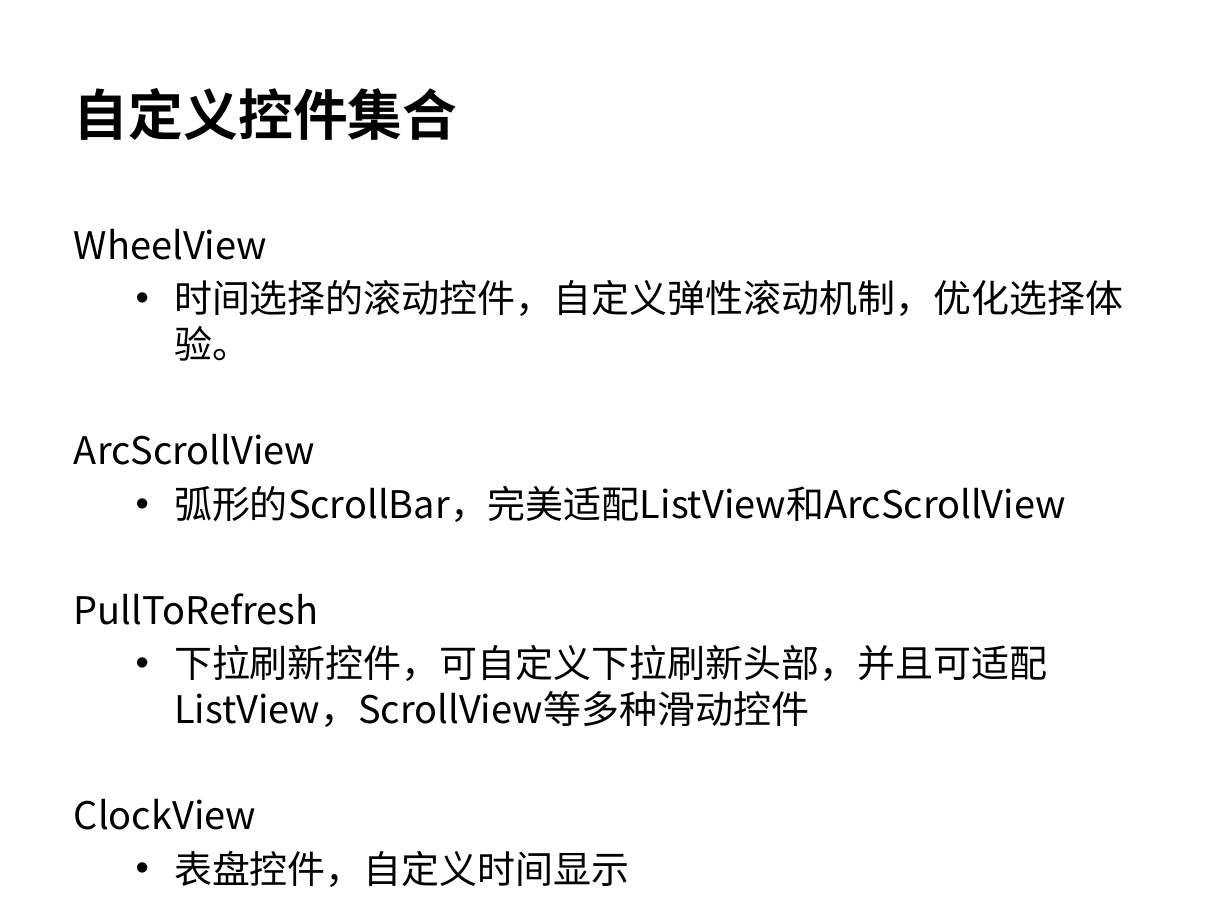
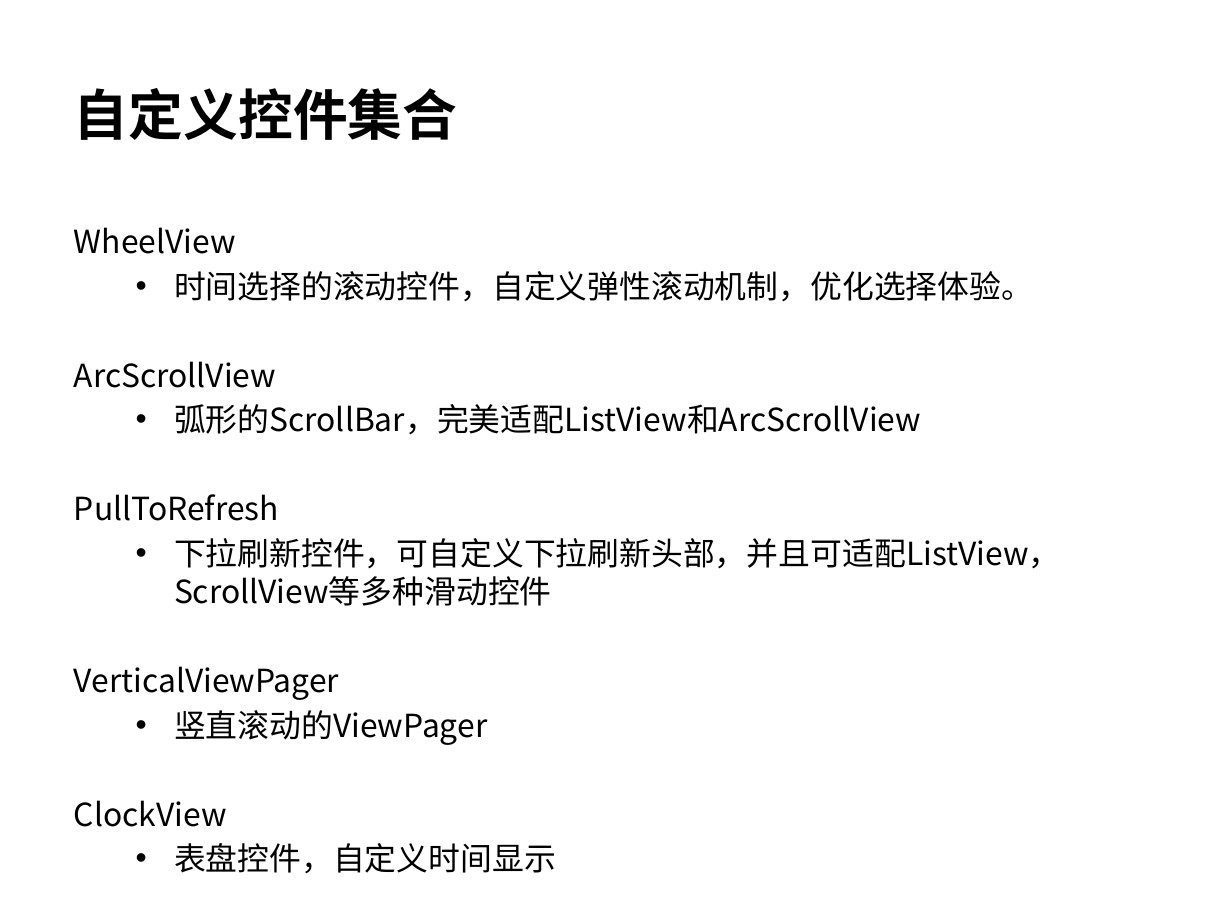
Before and after one commit to wangzhengyi/WangZhengyi, a slide deck: slide 12 of promote/2016-promote-p6.pptx. Drawn at 1232x924 pixels with LibreOffice and Linux fonts; fonts in the diff are those of the drawing. Boxes give left, top, right and bottom in pixels: in the first picture for what was removed or moved away, otherwise in the second. Text is boxed around its words. In the diff, an @@ line names an element or a change of style, - is before the commit and + after.

Commit message:
优化ppt

```diff
--- a/promote/2016-promote-p6.pptx
+++ b/promote/2016-promote-p6.pptx
@@ text at (74, 227, 1060, 874): size 22.2 to 18.6 pt in "WheelView", "时间选择的滚动控件，自定义弹性滚动机制，优化选择体验。", "ArcScrollView", "弧形的ScrollBar，完美适配ListView和ArcScrollView" and 4 more places @@
@@ text at (74, 666, 487, 745): paragraphs added @@
+VerticalViewPager
+  • 竖直滚动的ViewPager
```
Also in this commit, not shown: 2 other slides changed.
